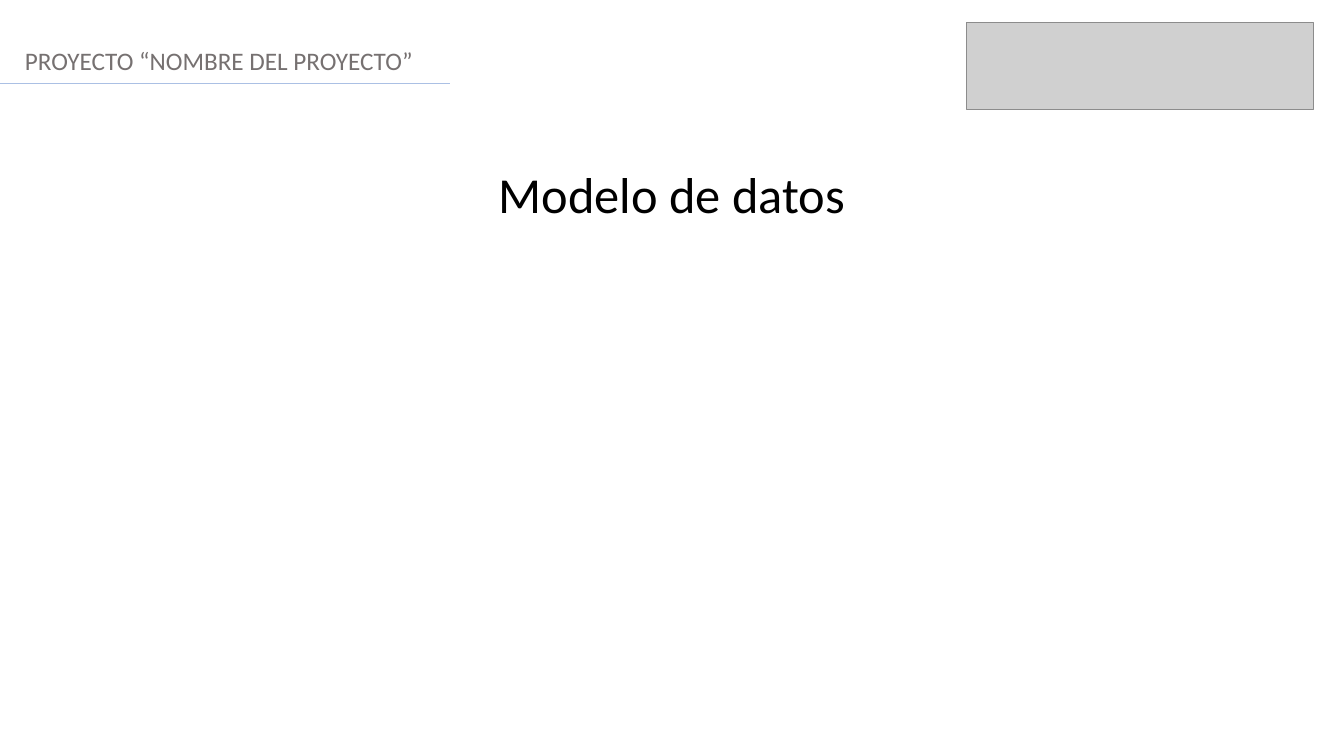
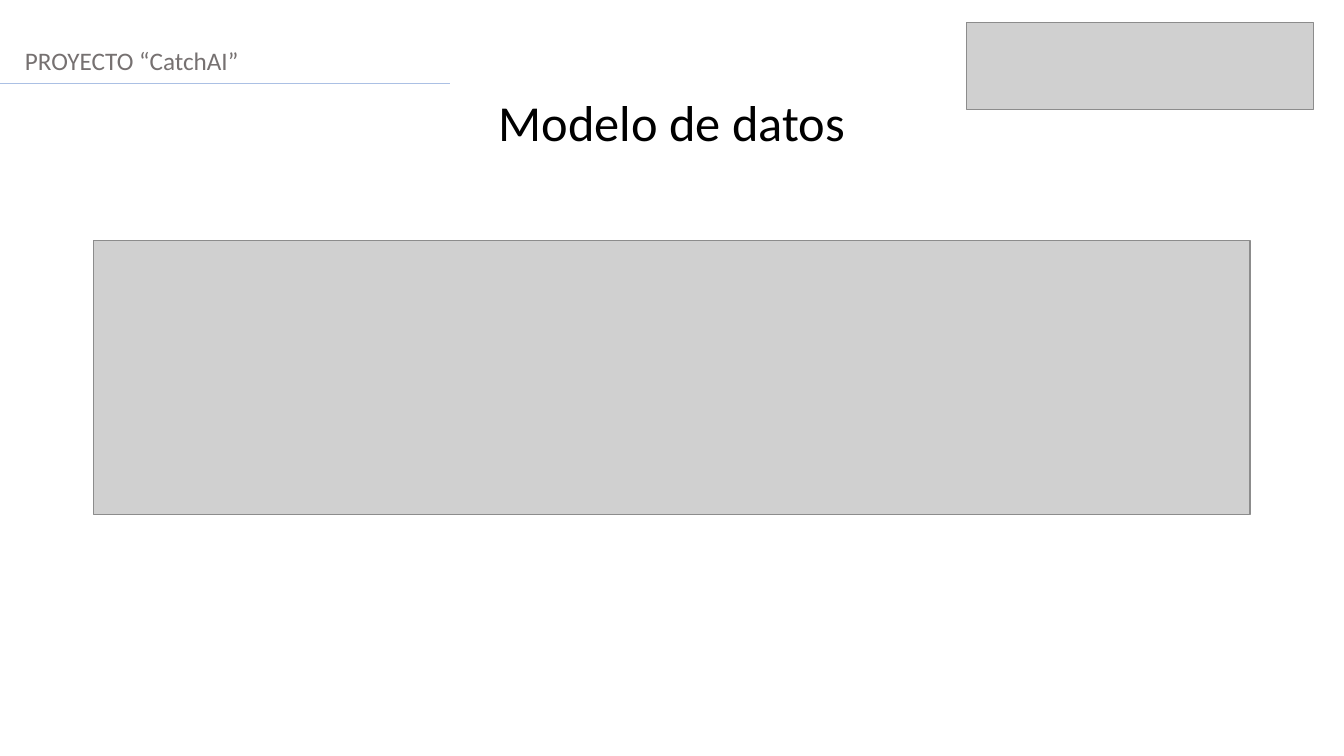
Before and after one commit to eypino/CatchAI, a slide deck: slide 10 of Fase 2/Evidencias Grupales/Formato Presentación final.pptx (slide 9 before the commit). Drawn at 1344x756 pixels with LibreOffice and Linux fonts; fonts in the diff are those of the drawing; grey boxes stand for pictures. Boxes give left, top, right and bottom in pixels: in the first picture for what was removed or moved away, otherwise in the second. Text is boxed around its words. In the diff, an @@ line names an element or a change of style, - is before the commit and + after.

```diff
--- a/Fase 2/Evidencias Grupales/Formato Presentación final.pptx
+++ b/Fase 2/Evidencias Grupales/Formato Presentación final.pptx
@@ text at [25, 52, 238, 70]: text changed @@
-PROYECTO “NOMBRE DEL PROYECTO”
+PROYECTO “CatchAI”
@@ text "Modelo de datos": place and size @@
-text "Modelo de datos" at [499, 178, 845, 214]
+text "Modelo de datos" at [499, 106, 845, 142]
@@ picture added at [94, 241, 1250, 515] @@
```
Also in this commit, not shown: 10 other slides changed, 3 slides added, 2 slides removed, 1 other file.
